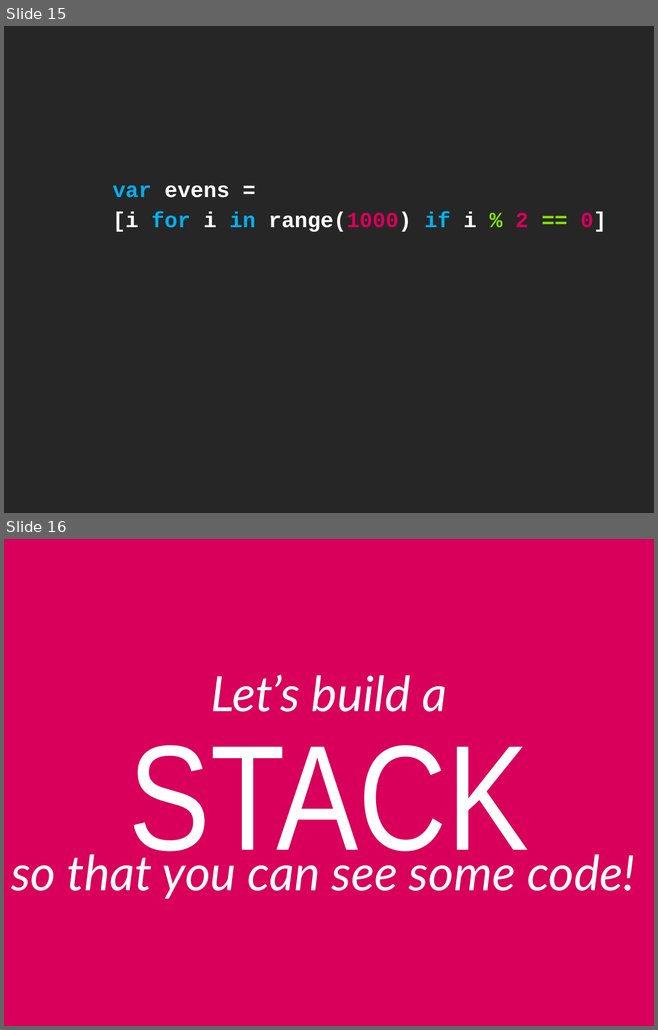
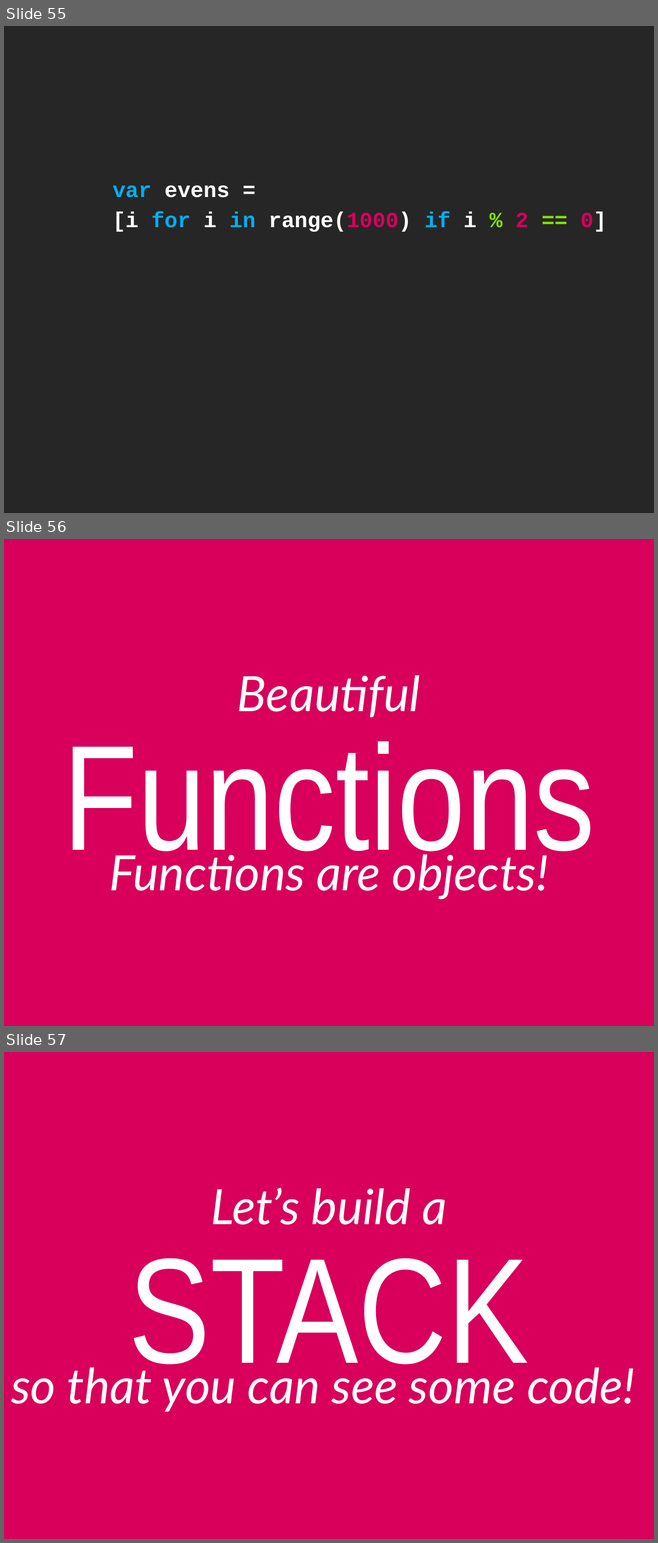
Before and after one commit to cessor/empathiccode, a slide deck: Python-BatteriesIncluded.pptx. Shown one above the other, each under a label of ours: slides 15 and 16 before the commit, slides 55, 56 and 57 after it. The pictures are 658x1030 and 658x1543 pixels, drawn with LibreOffice and Linux fonts; fonts in the diff are those of the drawing. Boxes give left, top, right and bottom in pixels: in the first picture for what was removed or moved away, otherwise in the second. Text is boxed around its words. In the diff, an @@ line names an element or a change of style, - is before the commit and + after.

```diff
--- a/Python-BatteriesIncluded.pptx
+++ b/Python-BatteriesIncluded.pptx
@@ slide 56 added at [4,539,654,1026], background #D8005B @@
@@ text added at [237,675,420,718], 54 pt, text #FFFFFF, italic @@
+Beautiful
@@ title added at [63,741,595,877], 166 pt, text #FFFFFF @@
+Functions
@@ text added at [109,849,549,900], 54 pt, text #FFFFFF, italic @@
+Functions are objects!
@@ what was slide 15 is now slide 55 @@
@@ what was slide 16 is now slide 57 @@
```
Also in this commit, not shown: 41 other slides added, 1 slide removed, 1 other file.
